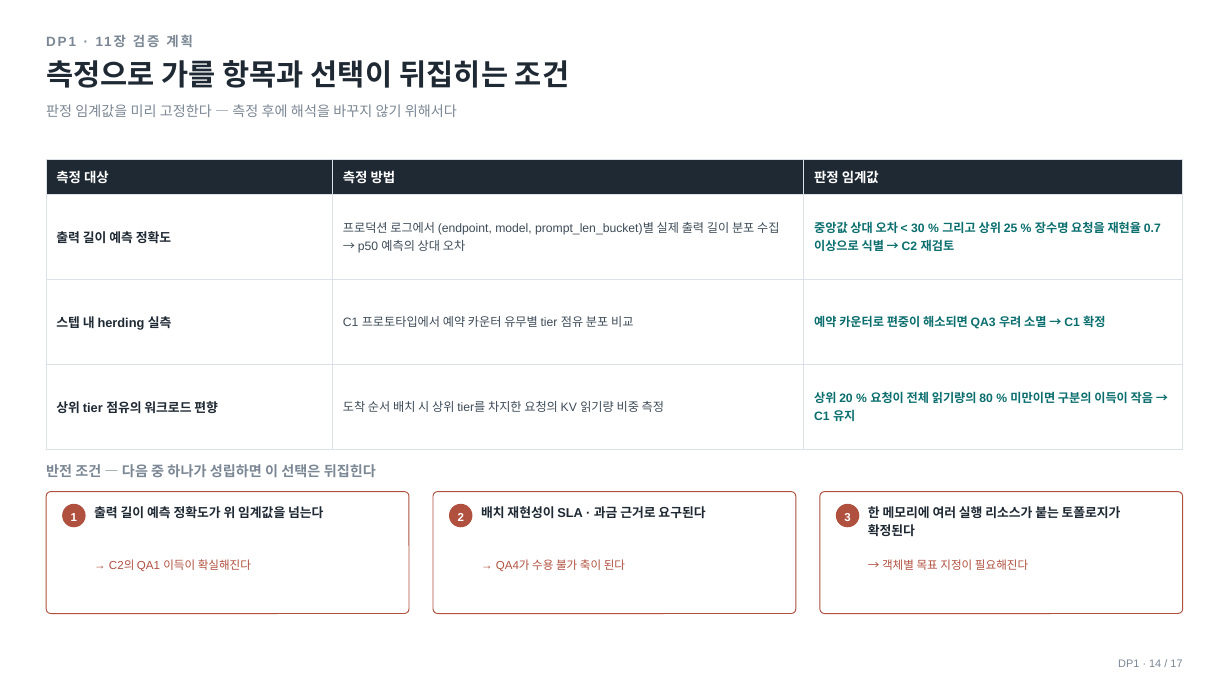
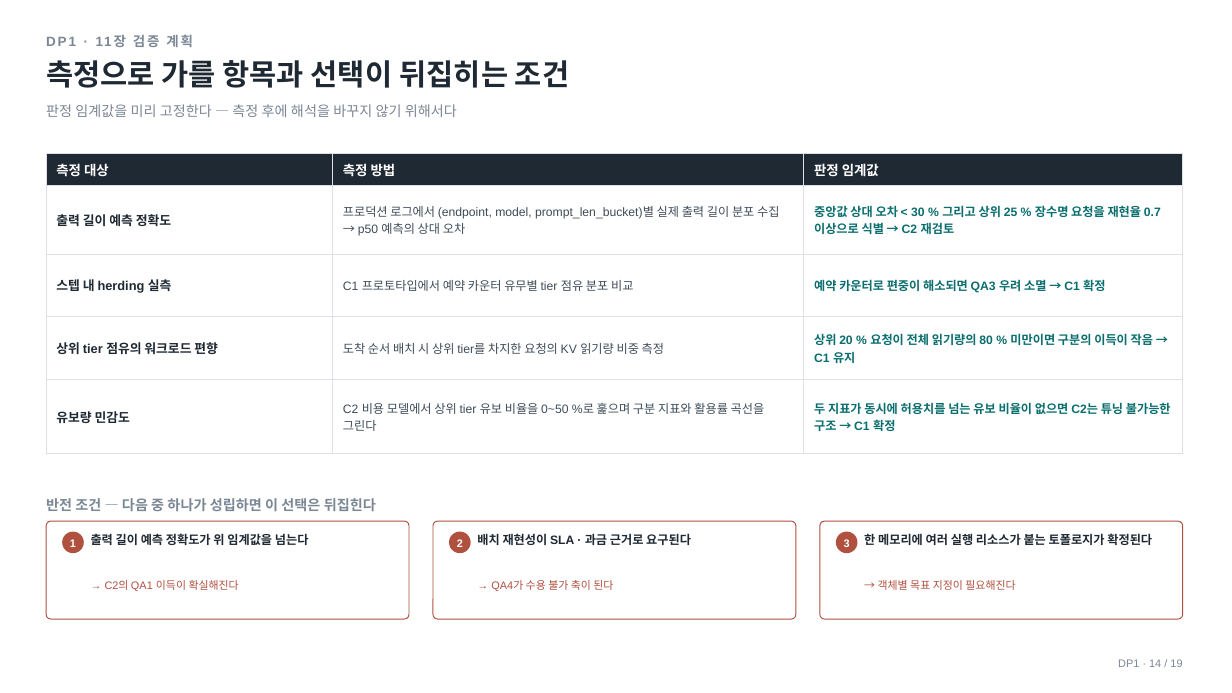
Before and after one commit to mkim0628/vllm, a slide deck: slide 15 of doc-mk/ppt/vllm-dp1-full.pptx. Drawn at 1232x693 pixels with LibreOffice and Linux fonts; fonts in the diff are those of the drawing. Boxes give left, top, right and bottom in pixels: in the first picture for what was removed or moved away, otherwise in the second. Text is boxed around its words. In the diff, an @@ line names an element or a change of style, - is before the commit and + after.

```diff
--- a/doc-mk/ppt/vllm-dp1-full.pptx
+++ b/doc-mk/ppt/vllm-dp1-full.pptx
@@ table at [46,153,1183,435] @@
+row 5: 유보량 민감도 | C2 비용 모델에서 상위 tier 유보 비율을 0~50 %로 훑으며 구분 지표와 활용률 곡선을 그린다 | 두 지표가 동시에 허용치를 넘는 유보 비율이 없으면 C2는 튜닝 불가능한 구조 → C1 확정
@@ table: place and size @@
-table at [46,159,1183,425]
+table at [46,153,1183,435]
@@ text "반전 조건 — 다음 중 ...": place and size @@
-text "반전 조건 — 다음 중 ..." at [46,464,376,477]
+text "반전 조건 — 다음 중 ..." at [46,498,376,511]
@@ rounded rectangle: place and size @@
-rounded rectangle at [46,492,409,614]
+rounded rectangle at [46,521,409,619]
@@ text "출력 길이 예측 정확도가 위 ...": place and size @@
-text "출력 길이 예측 정확도가 위 ..." at [94,506,323,518]
+text "출력 길이 예측 정확도가 위 ..." at [91,533,309,545]
@@ rounded rectangle: place and size @@
-rounded rectangle at [433,492,797,614]
+rounded rectangle at [433,521,797,619]
@@ 3 texts, 3 ellipses: place and size @@
-3 texts, 3 ellipses at [63,505,859,527]
+3 texts, 3 ellipses at [63,532,857,553]
@@ size 9 to 8.5 pt in 3 elements at [70,539,76,547], [844,539,850,547], [457,539,463,547] @@
@@ text "배치 재현성이 SLA · 과금 ...": place and size @@
-text "배치 재현성이 SLA · 과금 ..." at [481,506,705,518]
+text "배치 재현성이 SLA · 과금 ..." at [477,533,691,545]
@@ proportions changed in 3 elements at [46,521,409,619], [433,521,797,619], [820,521,1183,619] @@
@@ rounded rectangle: place and size @@
-rounded rectangle at [820,492,1183,614]
+rounded rectangle at [820,521,1183,619]
@@ size 10 to 9.5 pt; line spacing 1.15 to 1.12 in 3 elements at [91,533,309,545], [477,533,691,545], [864,533,1152,545] @@
@@ text "한 메모리에 여러 실행 리소스가 ...": place and size @@
-text "한 메모리에 여러 실행 리소스가 ..." at [868,506,1121,536]
+text "한 메모리에 여러 실행 리소스가 ..." at [864,533,1152,545]
@@ text "→ C2의 QA1 이득이 확실해진다": place and size @@
-text "→ C2의 QA1 이득이 확실해진다" at [109,559,251,571]
+text "→ C2의 QA1 이득이 확실해진다" at [105,580,239,591]
@@ text "→ QA4가 수용 불가 축이 ...": place and size @@
-text "→ QA4가 수용 불가 축이 ..." at [496,559,625,571]
+text "→ QA4가 수용 불가 축이 ..." at [491,580,613,591]
@@ size 9 to 8.5 pt; line spacing 1.15 to 1.12 in 3 elements at [105,580,239,591], [491,580,613,591], [878,580,1015,590] @@
@@ text "→ 객체별 목표 지정이 필요해진다": place and size @@
-text "→ 객체별 목표 지정이 필요해진다" at [882,559,1028,570]
+text "→ 객체별 목표 지정이 필요해진다" at [878,580,1015,590]
@@ text at [1118,659,1182,667]: text changed @@
-DP1 · 14 / 17
+DP1 · 14 / 19
```
Also in this commit, not shown: 14 other slides changed, 2 slides added, 5 other files.
